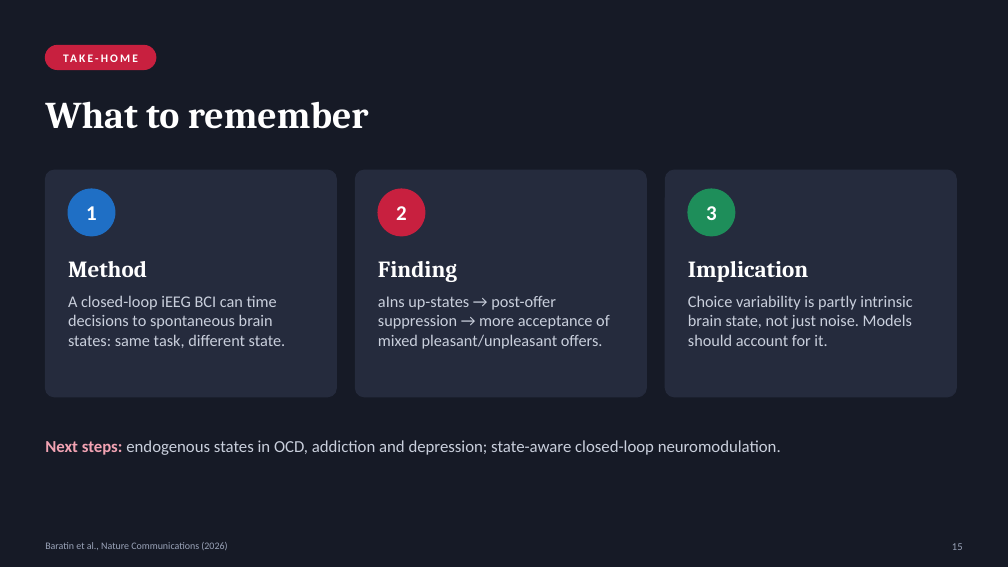
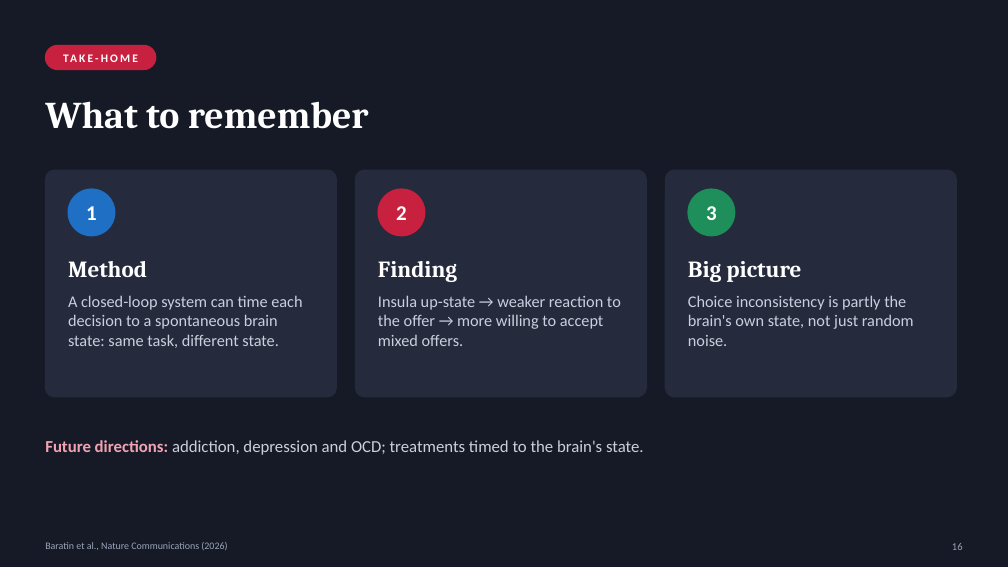
Before and after one commit to khoatranrb/DOC, a slide deck: slide 16 of Baratin2026_presentation/Baratin2026_ClosedLoop_aIns_presentation.pptx (slide 15 before the commit). Drawn at 1008x567 pixels with LibreOffice and Linux fonts; fonts in the diff are those of the drawing. Boxes give left, top, right and bottom in pixels: in the first picture for what was removed or moved away, otherwise in the second. Text is boxed around its words. In the diff, an @@ line names an element or a change of style, - is before the commit and + after.

```diff
--- a/Baratin2026_presentation/Baratin2026_ClosedLoop_aIns_presentation.pptx
+++ b/Baratin2026_presentation/Baratin2026_ClosedLoop_aIns_presentation.pptx
@@ text at bbox=[688, 261, 801, 282]: text changed @@
-Implication
+Big picture
@@ text at bbox=[68, 295, 302, 348]: text changed @@
-A closed-loop iEEG BCI can time decisions to spontaneous brain states: same task, different state.
+A closed-loop system can time each decision to a spontaneous brain state: same task, different state.
@@ text at bbox=[378, 295, 621, 346]: text changed @@
-aIns up-states → post-offer suppression → more acceptance of mixed pleasant/unpleasant offers.
+Insula up-state → weaker reaction to the offer → more willing to accept mixed offers.
@@ text at bbox=[688, 295, 914, 346]: text changed @@
-Choice variability is partly intrinsic brain state, not just noise. Models should account for it.
+Choice inconsistency is partly the brain's own state, not just random noise.
@@ text at bbox=[45, 440, 644, 455]: text changed @@
-Next steps: endogenous states in OCD, addiction and depression; state-aware closed-loop neuromodulation.
+Future directions: addiction, depression and OCD; treatments timed to the brain's state.
```
Also in this commit, not shown: 14 other slides changed, 2 slides added, 1 slide removed, 1 other file.
